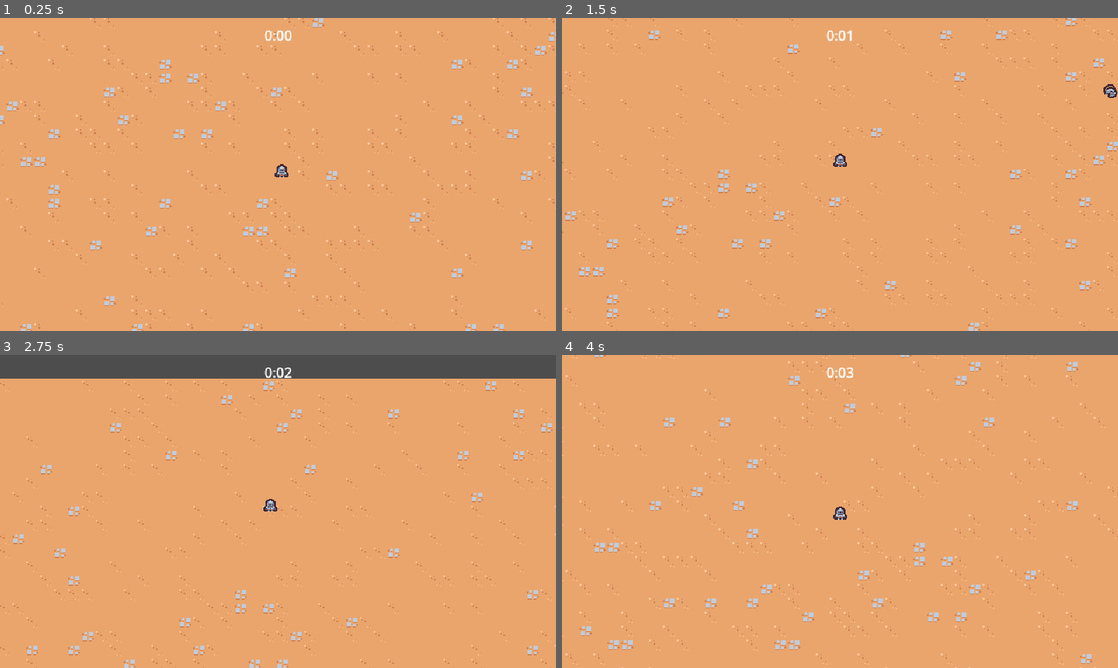
Above: before the commit, frames 1-4 (two rows, left to right).
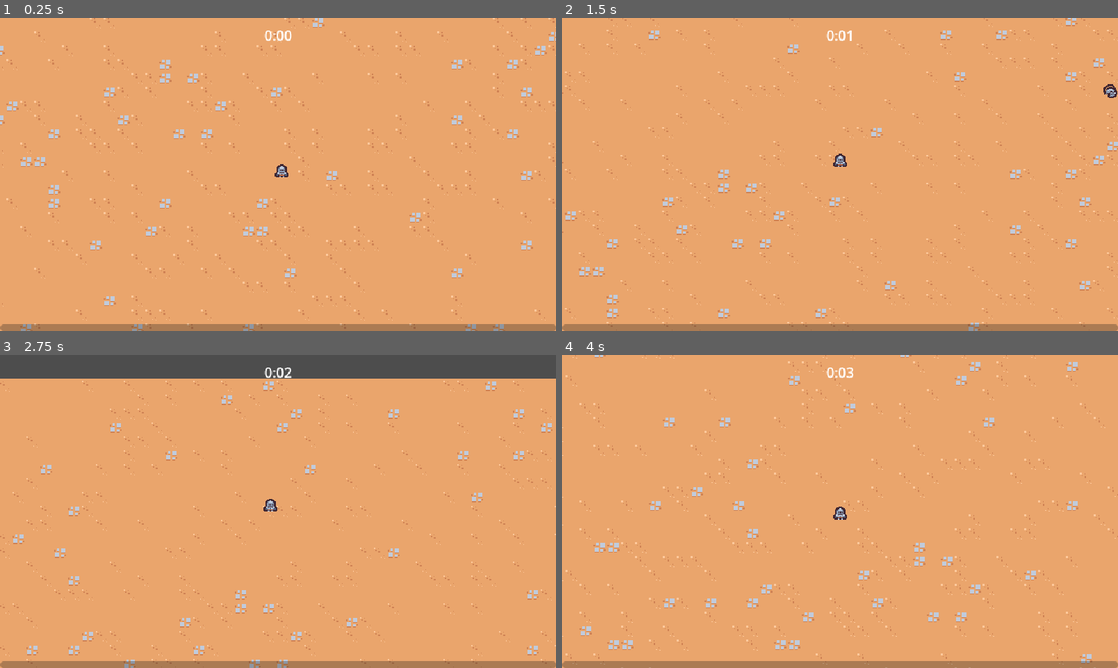
Above: after the commit, the same moments.

Repository: Yrainyw/2D-Survivors
Game: Godot game, scene res://Scenes/Main/Main.tscn
Same seed, same stepped clock (60 frames per second), same inputs: the game is played once before the commit and once after it.
Inputs:
- Up to frame 1 (0.25 s): no input
- Up to frame 2 (1.5 s): hold W (move_up) from 0.53 s (still down)
- Up to frame 3 (2.75 s): release W (move_up) at 2.03 s; hold A (move_left) from 2.03 s (still down)
- Up to frame 4 (4 s): release A (move_left) at 3.53 s; hold S (move_down) from 3.53 s (still down)

The runs differ from the first frame. In frame 1, 2.2% of the frame differs, in the area x 0-100%, y 97-100%; in frame 2, 2.2%; in frame 3, 2.2%; in frame 4, 2.2%.

Commit message:
Creating an Experience Bar

Diff:
--- a/Scenes/GameObjects/ExperienceVial/experience_vial.tscn
+++ b/Scenes/GameObjects/ExperienceVial/experience_vial.tscn
@@ -1,7 +1,7 @@
 [gd_scene load_steps=4 format=3 uid="uid://cnkfdwyh8l81m"]
 
 [ext_resource type="Script" path="res://Scenes/GameObjects/ExperienceVial/experience_vial.gd" id="1_wiosd"]
-[ext_resource type="Texture2D" uid="uid://d2qrbdjvoi61u" path="res://Scenes/GameObjects/ExperienceVial/experience_vial_red.png" id="2_p06kq"]
+[ext_resource type="Texture2D" uid="uid://gu0cw1q6ujnw" path="res://Scenes/GameObjects/ExperienceVial/experience_vial_blue.png" id="2_b0sg7"]
 
 [sub_resource type="CircleShape2D" id="CircleShape2D_5mo6a"]
 radius = 16.0
@@ -17,4 +17,4 @@
 shape = SubResource("CircleShape2D_5mo6a")
 
 [node name="Sprite2D" type="Sprite2D" parent="."]
-texture = ExtResource("2_p06kq")
+texture = ExtResource("2_b0sg7")
--- a/Scenes/Main/Main.tscn
+++ b/Scenes/Main/Main.tscn
@@ -1,10 +1,11 @@
-[gd_scene load_steps=8 format=3 uid="uid://c5hhb7imq0sm1"]
+[gd_scene load_steps=9 format=3 uid="uid://c5hhb7imq0sm1"]
 
 [ext_resource type="PackedScene" uid="uid://hcfusksc34fp" path="res://Scenes/GameObjects/GameCamera/game_camera.tscn" id="1_6eiq3"]
 [ext_resource type="PackedScene" uid="uid://bo1vhskiccjol" path="res://Scenes/GameObjects/Player/Player.tscn" id="1_idy8o"]
 [ext_resource type="PackedScene" uid="uid://bv2o2l7c6l7fj" path="res://Scenes/UI/arena_time_ui.tscn" id="1_k7imk"]
 [ext_resource type="TileSet" uid="uid://dgnlw4oxwgme1" path="res://Scenes/Resources/Tile_set.tres" id="1_rxuy1"]
 [ext_resource type="PackedScene" uid="uid://bro4104jjdpuy" path="res://Scenes/Manager/arena_time_manager.tscn" id="2_evqh8"]
+[ext_resource type="PackedScene" uid="uid://c6jl7lahg0gt0" path="res://Scenes/UI/experience_bar.tscn" id="3_c7qqg"]
 [ext_resource type="PackedScene" uid="uid://dqjrwkjc542h8" path="res://Scenes/Manager/experience_manager.tscn" id="4_i6byl"]
 [ext_resource type="PackedScene" uid="uid://b56yewiuv6joh" path="res://Scenes/Manager/enemy_manager.tscn" id="4_vmmma"]
 
@@ -15,11 +16,14 @@
 [node name="ArenaTimeUI" parent="." node_paths=PackedStringArray("arena_timer_manager") instance=ExtResource("1_k7imk")]
 arena_timer_manager = NodePath("../ArenaTimeManager")
 
+[node name="ExperienceBar" parent="." node_paths=PackedStringArray("experience_manager") instance=ExtResource("3_c7qqg")]
+experience_manager = NodePath("../ExperienceManager")
+
 [node name="ArenaTimeManager" parent="." instance=ExtResource("2_evqh8")]
 
+[node name="ExperienceManager" parent="." instance=ExtResource("4_i6byl")]
+
 [node name="EnemyManager" parent="." instance=ExtResource("4_vmmma")]
-
-[node name="ExperienceManager" parent="." instance=ExtResource("4_i6byl")]
 
 [node name="TileMap" type="TileMap" parent="."]
 tile_set = ExtResource("1_rxuy1")
--- a/Scenes/Manager/experience_manager.gd
+++ b/Scenes/Manager/experience_manager.gd
@@ -1,6 +1,12 @@
 extends Node
 
+signal experience_updated(current_experience: float, target_experience: float)
+
+const TARGET_EXPERIENCE_GROWTH = 5
+
 var current_experience = 0
+var current_level = 1
+var target_experience = 5
 
 
 func _ready():
@@ -8,8 +14,14 @@
 
 
 func increment_experience(number : float):
-	current_experience += number
-	print(current_experience)
+	current_experience = min(current_experience + number, target_experience)
+	experience_updated.emit(current_experience, target_experience)
+
+	if current_experience == target_experience:
+		current_level += 1
+		target_experience += TARGET_EXPERIENCE_GROWTH
+		current_experience = 0
+		experience_updated.emit(current_experience, target_experience)
 
 
 func on_experience_vial_collected(number : float):
--- /dev/null
+++ b/Scenes/UI/experience_bar.gd
@@ -0,0 +1,15 @@
+extends CanvasLayer
+
+@export var experience_manager: Node
+
+@onready var progress_bar = $MarginContainer/ProgressBar
+
+
+func _ready():
+	progress_bar.value = 0
+	experience_manager.experience_updated.connect(on_experience_updated)
+
+
+func on_experience_updated(current_experience : float, target_experience : float):
+	var percent = current_experience / target_experience
+	progress_bar.value = percent
--- /dev/null
+++ b/Scenes/UI/experience_bar.tscn
@@ -0,0 +1,23 @@
+[gd_scene load_steps=2 format=3 uid="uid://c6jl7lahg0gt0"]
+
+[ext_resource type="Script" path="res://Scenes/UI/experience_bar.gd" id="1_ix6a5"]
+
+[node name="ExperienceBar" type="CanvasLayer"]
+script = ExtResource("1_ix6a5")
+
+[node name="MarginContainer" type="MarginContainer" parent="."]
+anchors_preset = 15
+anchor_right = 1.0
+anchor_bottom = 1.0
+grow_horizontal = 2
+grow_vertical = 2
+mouse_filter = 2
+
+[node name="ProgressBar" type="ProgressBar" parent="MarginContainer"]
+custom_minimum_size = Vector2(2.08165e-12, 8)
+layout_mode = 2
+size_flags_vertical = 8
+mouse_filter = 2
+max_value = 1.0
+value = 0.5
+show_percentage = false
